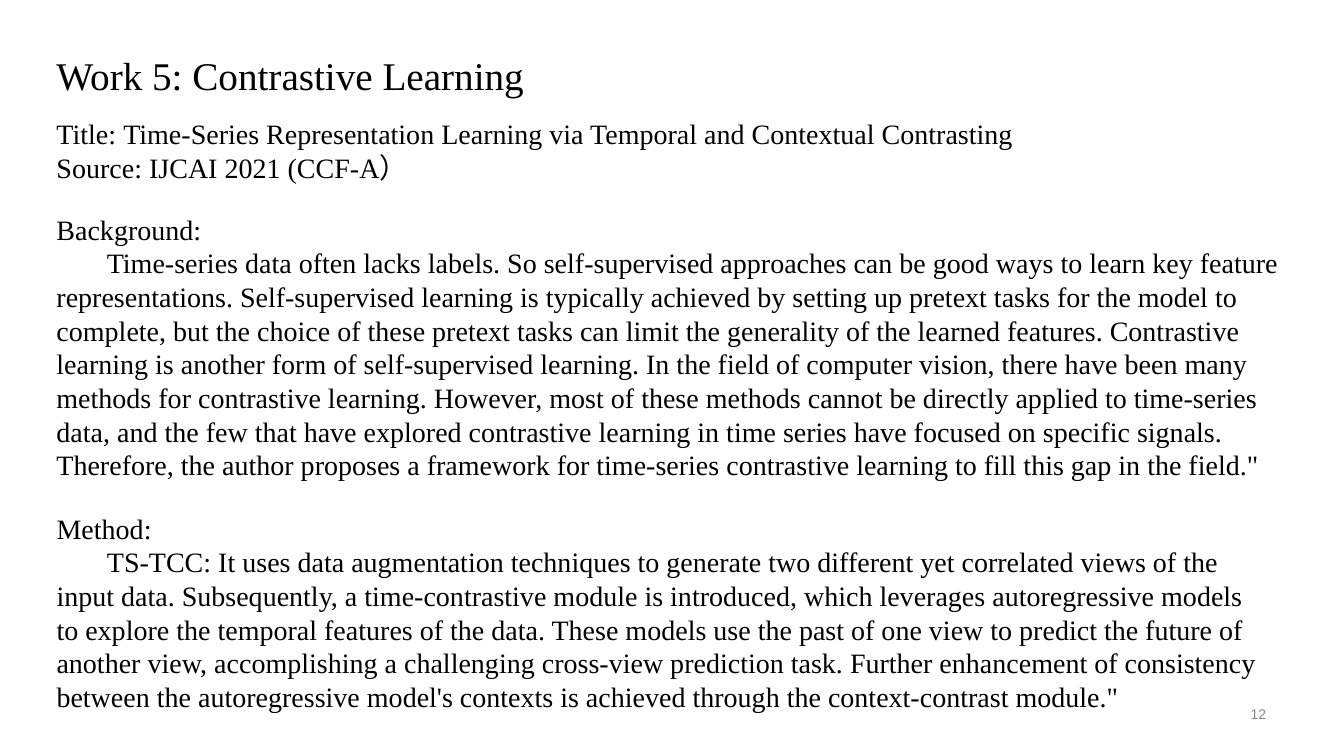
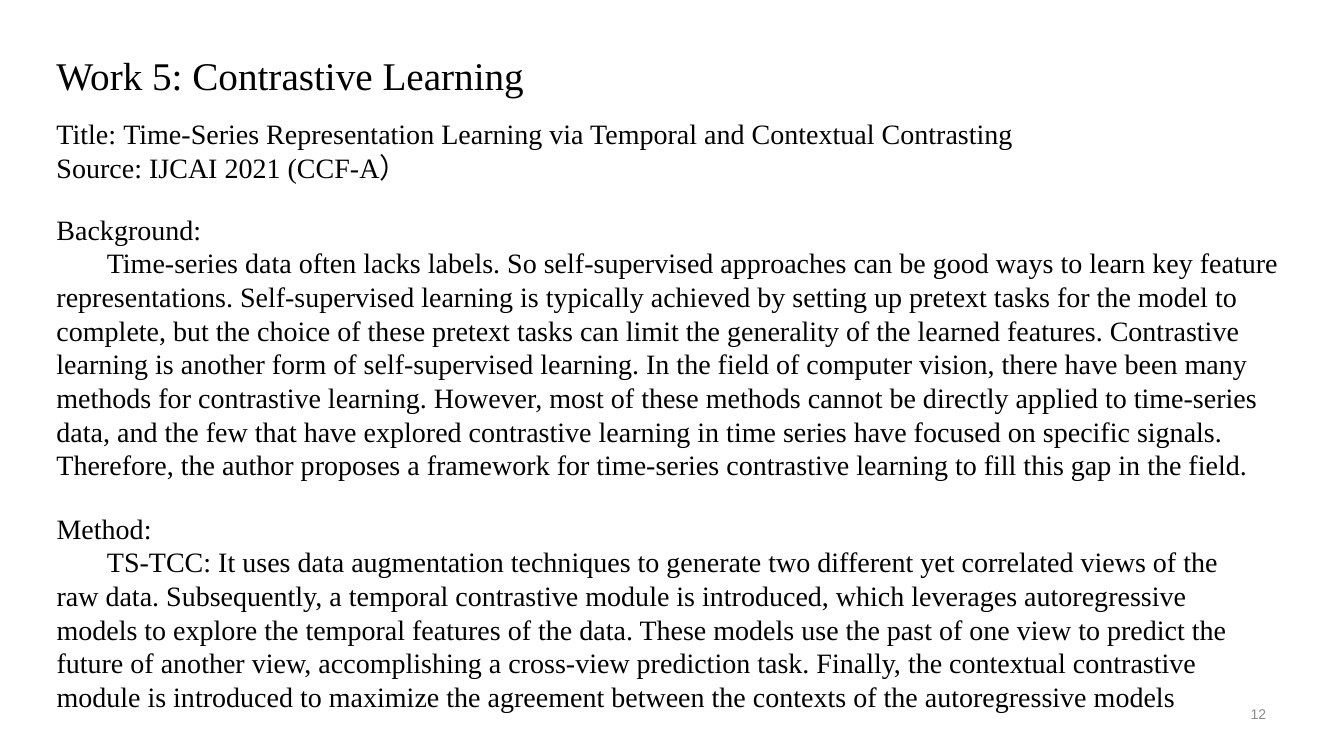
Before and after one commit to darcy1zhang/Presentation, a slide deck: slide 12 of 2023.9.11.pptx. Drawn at 1344x756 pixels with LibreOffice and Linux fonts; fonts in the diff are those of the drawing. Boxes give left, top, right and bottom in pixels: in the first picture for what was removed or moved away, otherwise in the second. Text is boxed around its words. In the diff, an @@ line names an element or a change of style, - is before the commit and + after.

```diff
--- a/2023.9.11.pptx
+++ b/2023.9.11.pptx
@@ text at [56,253,1278,481]: text changed @@
-Time-series data often lacks labels. So self-supervised approaches can be good ways to learn key feature representations. Self-supervised learning is typically achieved by setting up pretext tasks for the model to complete, but the choice of these pretext tasks can limit the generality of the learned features. Contrastive learning is another form of self-supervised learning. In the field of computer vision, there have been many methods for contrastive learning. However, most of these methods cannot be directly applied to time-series data, and the few that have explored contrastive learning in time series have focused on specific signals. Therefore, the author proposes a framework for time-series contrastive learning to fill this gap in the field."
+Time-series data often lacks labels. So self-supervised approaches can be good ways to learn key feature representations. Self-supervised learning is typically achieved by setting up pretext tasks for the model to complete, but the choice of these pretext tasks can limit the generality of the learned features. Contrastive learning is another form of self-supervised learning. In the field of computer vision, there have been many methods for contrastive learning. However, most of these methods cannot be directly applied to time-series data, and the few that have explored contrastive learning in time series have focused on specific signals. Therefore, the author proposes a framework for time-series contrastive learning to fill this gap in the field.
@@ text at [57,552,1226,712]: text changed @@
-TS-TCC: It uses data augmentation techniques to generate two different yet correlated views of the input data. Subsequently, a time-contrastive module is introduced, which leverages autoregressive models to explore the temporal features of the data. These models use the past of one view to predict the future of another view, accomplishing a challenging cross-view prediction task. Further enhancement of consistency between the autoregressive model's contexts is achieved through the context-contrast module."
+TS-TCC: It uses data augmentation techniques to generate two different yet correlated views of the raw data. Subsequently, a temporal contrastive module is introduced, which leverages autoregressive models to explore the temporal features of the data. These models use the past of one view to predict the future of another view, accomplishing a cross-view prediction task. Finally, the contextual contrastive module is introduced to maximize the agreement between the contexts of the autoregressive models
```
Also in this commit, not shown: 3 other slides changed, 1 other file.
